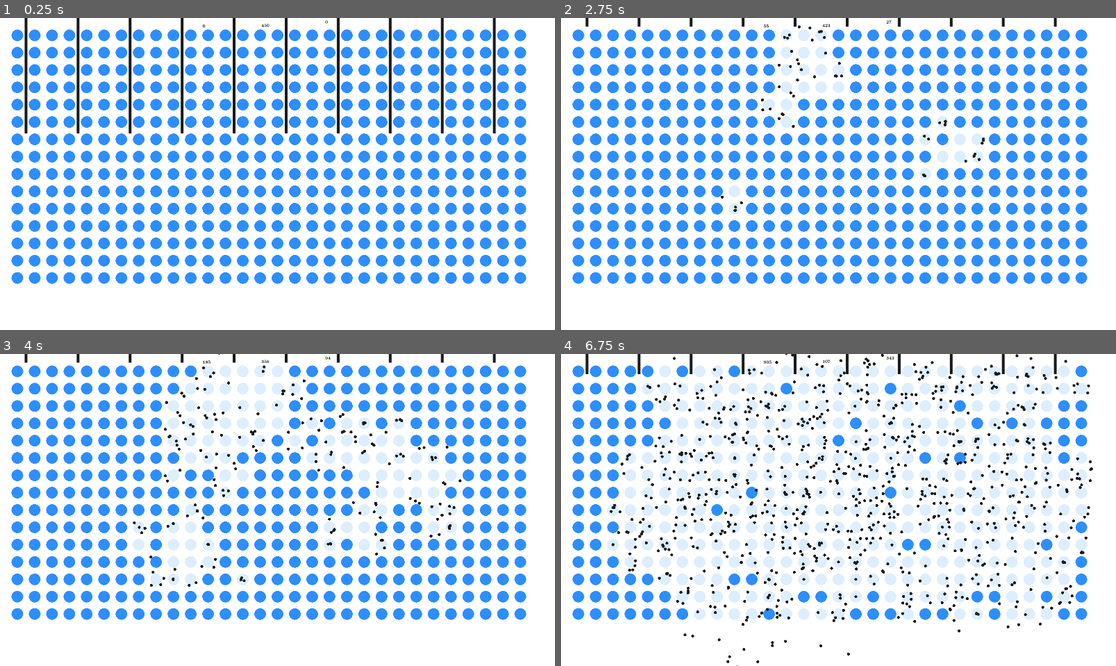
Above: before the commit, frames 1-4 (two rows, left to right).
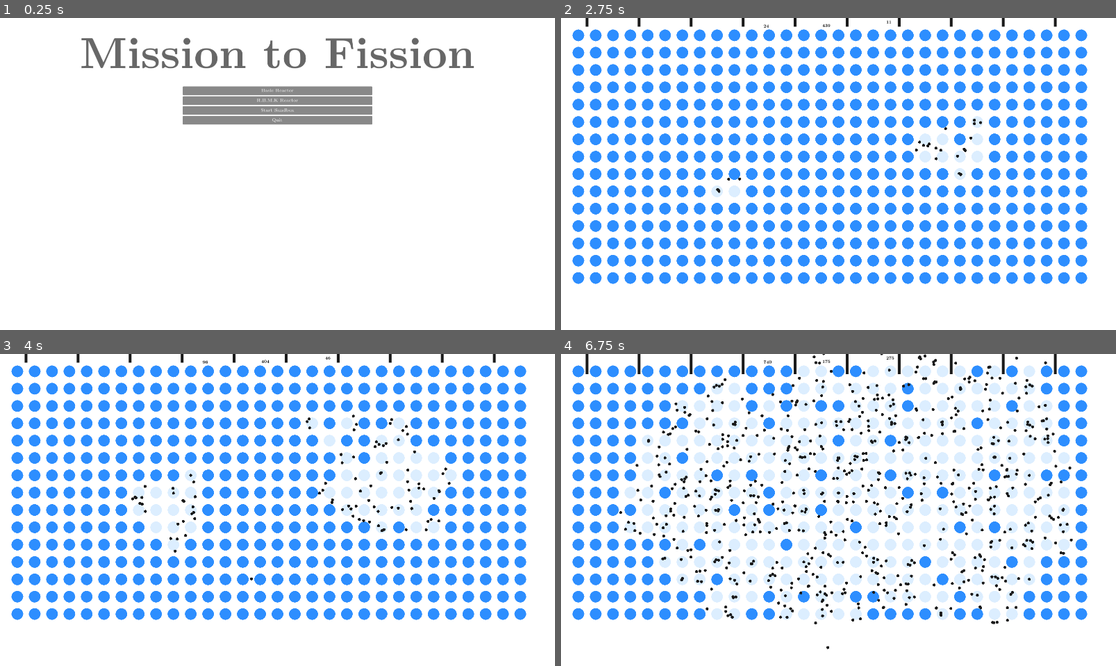
Above: after the commit, the same moments.

Repository: ReneTC/MissionToFission
Game: Godot game, scene res://scenes/menus/main_menu.tscn
Two runs of this game, one before a commit and one after it. Both use one fixed random seed, a clock stepped at 60 frames per second and the inputs below. Before the commit the project starts from res://scenes/maps/basic_reactor.tscn.
Inputs (mouse positions are in pixels of both pictures, inside the frame that each line leads up to):
- Up to frame 1 (0.25 s): no input
- Up to frame 2 (2.75 s): click (838, 89) at 0.5 s, where only the run after the commit has a clickable "Basic Reactor"; tap Enter at 1.25 s; move the mouse to (960, 158) at 1.27 s; hold E (e) 1.28-2.03 s; click (960, 158) at 1.42 s; tap Q (q) at 1.55, 2.1 s; move the mouse to (727, 189) at 2.02 s; click (727, 189) at 2.17 s; tap E (e) at 2.3 s
- Up to frame 3 (4 s): move the mouse to (333, 441) at 2.77 s; hold E (e) 2.78-3.53 s; click (333, 441) at 2.92 s; tap Q (q) at 3.05, 3.6 s; move the mouse to (249, 572) at 3.52 s; click (249, 572) at 3.67 s; tap E (e) at 3.8 s
- Up to frame 4 (6.75 s): move the mouse to (1005, 556) at 4.27 s; hold E (e) 4.28-5.03 s; click (1005, 556) at 4.42 s; tap Q (q) at 4.55, 5.1, 6.05, 6.6 s; move the mouse to (672, 463) at 5.02 s; click (672, 463) at 5.17 s; tap E (e) at 5.3 s; move the mouse to (866, 510) at 5.77 s; hold E (e) 5.78-6.53 s; click (866, 510) at 5.92 s; move the mouse to (755, 432) at 6.52 s; click (755, 432) at 6.67 s

The runs differ from the first frame. In frame 1, 34% of the frame differs, in the area x 2-95%, y 0-86%; in frame 2, 1.9%; in frame 3, 6.2%; in frame 4, 13%.

Commit message:
static type fixes

Diff:
--- a/assets/globals.gd
+++ b/assets/globals.gd
@@ -4,7 +4,7 @@
 var atoms_collide_slot: int = 2
 var controlRods_collide_slot: int = 3
 
-func _input(_event) -> void:
+func _input(_event:InputEvent) -> void:
 	# close program on esc button
 	if Input.is_action_pressed("ui_cancel"):
 		get_tree().quit()
--- a/project.godot
+++ b/project.godot
@@ -12,7 +12,7 @@
 
 config/name="Mission To Fission"
 config/version="1.0.0"
-run/main_scene="res://scenes/maps/basic_reactor.tscn"
+run/main_scene="res://scenes/menus/main_menu.tscn"
 config/features=PackedStringArray("4.3", "Forward Plus")
 run/max_fps=60
 boot_splash/show_image=false
--- a/scenes/fission_objects/atom.gd
+++ b/scenes/fission_objects/atom.gd
@@ -9,11 +9,11 @@
 @export var is_enriched: bool = true
 
 # timer to not allow enrichment right away after fission
-var enirch_timer = true
+var enirch_timer:bool = true
 
 var neutron_scene: PackedScene
 
-@onready var parent = self.get_parent()
+@onready var parent:Node = self.get_parent()
 
 
 # enrich static settings
@@ -39,20 +39,18 @@
 	add_to_group("atoms")
 
 
-func initialize(pos_to_set, encriched):
+func initialize(pos_to_set:Vector2, encriched:bool) -> void:
 	position = pos_to_set
 	is_enriched = encriched
 
 
-func _draw():
-	var color_to_draw = null
-	# draw status
+func _draw() -> void:
+	var color_to_draw:Color = color_decayed
 	if is_enriched: color_to_draw = color_enriched
-	else: color_to_draw = color_decayed
 	draw_circle(Vector2(0, 0), self.radius, color_to_draw)
 
 
-func on_body_entered(body: Node):
+func on_body_entered(body: Node) -> void:
 	if is_enriched == true and body is Neutron:
 		decay()
 		emit_neutrons(self.number_neutrons_emitted)
@@ -81,10 +79,10 @@
 
 
 
-func enrich_check():
+func enrich_check() -> void:
 	if float(unenriched_present)/float(unenriched_present+enriched_present) > enrich_percent:
 		# keep looping until unenriched atom is enriched
-			var random_atom = get_tree().get_nodes_in_group("atoms").pick_random()
+			var random_atom:Node = get_tree().get_nodes_in_group("atoms").pick_random()
 			if not random_atom.is_enriched and random_atom.enirch_timer:
 				random_atom.enrich()
 
@@ -99,9 +97,9 @@
 	queue_redraw()
 
 
-func emit_neutrons(neutrons_to_emit):
+func emit_neutrons(neutrons_to_emit:int) -> void:
 	for i in range(neutrons_to_emit):
-		var new_neutron = neutron_scene.instantiate()
+		var new_neutron:Node = neutron_scene.instantiate()
 		new_neutron.initialize(position)
 		parent.call_deferred("add_child", new_neutron)
 
--- a/scenes/fission_objects/atom.tscn
+++ b/scenes/fission_objects/atom.tscn
@@ -16,6 +16,7 @@
 [node name="AudioStreamPlayer2D" type="AudioStreamPlayer2D" parent="."]
 
 [node name="Timer" type="Timer" parent="."]
+wait_time = 0.5
 one_shot = true
 
 [connection signal="timeout" from="Timer" to="." method="_on_timer_timeout"]
--- a/scenes/fission_objects/controlRod.gd
+++ b/scenes/fission_objects/controlRod.gd
@@ -3,24 +3,24 @@
 
 @export var height: float = 800
 @export var width: float = 10
-@export var color = Color("1A1A1A")
+@export var color:Color = Color("1A1A1A")
 @export var speed: float = 10
 
 
 func _ready() -> void:
 	# set collisohape to set varables
-	var rectangle_shape =  $CollisionShape2D.shape as RectangleShape2D
+	var rectangle_shape:Shape2D =  $CollisionShape2D.shape as RectangleShape2D
 	rectangle_shape.extents = Vector2(self.width/2., self.height/2.)
 
 	# enable collison check w neutrons
 	set_collision_mask_value(globals.neutrol_collide_slot, true)
 
 
-func _draw():
+func _draw() -> void:
 	draw_rect(Rect2(-self.width/2., -self.height/2., self.width, self.height), self.color)
 
 
-func initialize(pos_to_set):
+func initialize(pos_to_set:Vector2) -> void:
 	position = Vector2(pos_to_set[0], pos_to_set[1])
 
 # delete neutron on enter
@@ -30,14 +30,14 @@
 
 
 
-func get_input():
-	var direction = 0
+func get_input() -> void:
+	var direction:float = 0
 	if Input.is_action_pressed("q"):
-		direction = 1
+		direction = 1.
 	if Input.is_action_pressed("e"):
-		direction = -1
+		direction = -1.
 
 	position.y = clamp(position.y+direction*speed, -370, 500)
 
-func _physics_process(_delta) -> void:
+func _physics_process(_delta:float) -> void:
 	get_input()
--- a/scenes/fission_objects/moderator.gd
+++ b/scenes/fission_objects/moderator.gd
@@ -3,30 +3,26 @@
 
 @export var height: float = 800
 @export var width: float = 10
-@export var color = Color("00ff00")
+@export var color:Color = Color("1A1A1A")
 @export var speed: float = 10
 
 
 func _ready() -> void:
 	# set collisohape to set varables
-	var rectangle_shape =  $CollisionShape2D.shape as RectangleShape2D
+	var rectangle_shape:RectangleShape2D =  $CollisionShape2D.shape as RectangleShape2D
 	rectangle_shape.extents = Vector2(self.width/2., self.height/2.)
 
 	# enable collison check w neutrons
 	set_collision_mask_value(globals.neutrol_collide_slot, true)
 
 
-func _draw():
-	draw_rect(Rect2(-self.width/2., -self.height/2., self.width, self.height), self.color)
+func _draw() -> void:
+	draw_rect(Rect2(-self.width/2., -self.height/2., self.width, self.height), Color("ffffff"))
+	draw_rect(Rect2(-self.width/2.+1, -self.height/2.+1, self.width+1, self.height+1), self.color, false)
 
 
-func initialize(pos_to_set):
+func initialize(pos_to_set:Vector2) -> void:
 	position = Vector2(pos_to_set[0], pos_to_set[1])
-
-
-
-
-
 
 func _on_body_entered(body: Node2D) -> void:
 	body.linear_velocity[0] = -body.linear_velocity[0]
--- a/scenes/fission_objects/neutron.gd
+++ b/scenes/fission_objects/neutron.gd
@@ -2,9 +2,9 @@
 class_name Neutron
 
 @export var radius: float = 5.
-@export var color = Color("1A1A1A")
+@export var color:Color = Color("1A1A1A")
 
-static var neutrons_present = 0
+static var neutrons_present:int = 0
 
 func _ready() -> void:
 	# set collsion size
@@ -20,13 +20,13 @@
 	neutrons_present += 1
 
 
-func _draw():
+func _draw() -> void:
 	draw_circle(Vector2(0, 0), self.radius, self.color)
 
-func initialize(pos_to_set):
+func initialize(pos_to_set:Vector2) -> void:
 	position = pos_to_set
 
-	var movement_direction = Vector2(randf() - 0.5, randf() - 0.5)
+	var movement_direction:Vector2 = Vector2(randf() - 0.5, randf() - 0.5)
 	movement_direction /= movement_direction.length()
 	linear_velocity = 100 * movement_direction
 
--- a/scenes/fission_objects/neutron.tscn
+++ b/scenes/fission_objects/neutron.tscn
@@ -7,6 +7,7 @@
 [sub_resource type="AudioStream" id="AudioStream_i1l8b"]
 
 [node name="Neutron" type="RigidBody2D"]
+z_index = 1
 collision_layer = 0
 collision_mask = 0
 linear_damp_mode = 1
--- a/scenes/fission_objects/water.gd
+++ b/scenes/fission_objects/water.gd
@@ -1,8 +1,8 @@
 extends Area2D
 class_name Water
 
-var height: float = 30
-var width: float = 30
+var height: float = 50
+var width: float = 50
 var cold_color:Color = Color("DCEEFF")
 var hot_color:Color = Color("FF4949")
 var gone_color:Color = Color("FFFFFF")
@@ -12,32 +12,29 @@
 
 func _ready() -> void:
 	# set collisohape to set varables
-	var rectangle_shape =  $CollisionShape2D.shape as RectangleShape2D
+	var rectangle_shape:RectangleShape2D =  $CollisionShape2D.shape as RectangleShape2D
 	rectangle_shape.extents = Vector2(self.width/2., self.height/2.)
 
 	# enable collison check w neutrons
 	set_collision_mask_value(globals.neutrol_collide_slot, true)
 
 
-func _draw():
-	var color_draw = null
-	if self.temp > 100:
-		color_draw = self.gone_color
-	else:
+func _draw() -> void:
+	var color_draw:Color = self.gone_color
+	if self.temp < 100:
 		color_draw = self.cold_color.lerp(self.hot_color, self.temp/100)
 	draw_rect(Rect2(-self.width/2., -self.height/2., self.width, self.height), color_draw)
 
 
-func initialize(pos_to_set):
+func initialize(pos_to_set:Vector2) -> void:
 
 	position = Vector2(pos_to_set[0], pos_to_set[1])
 
 
-func _process(_delta):
+func _process(_delta:float) -> void:
 	if Engine.get_process_frames() % 30 == 0:
 		queue_redraw()
 
 
-
-func _on_body_entered(body: Node2D) -> void:
+func _on_body_entered(_body: Node2D) -> void:
 	self.temp += 1
--- a/scenes/fission_objects/water.tscn
+++ b/scenes/fission_objects/water.tscn
@@ -6,6 +6,7 @@
 size = Vector2(15.34, 20)
 
 [node name="Water" type="Area2D"]
+z_index = -1
 collision_layer = 0
 collision_mask = 0
 script = ExtResource("1_1rrdm")
--- a/scenes/maps/basic_reactor.gd
+++ b/scenes/maps/basic_reactor.gd
@@ -4,21 +4,21 @@
 var y_grid_range: int = 15
 var margin: int = 60
 
-var atom_scene = load("res://scenes/fission_objects/atom.tscn")
-var neutron_scene = load("res://scenes/fission_objects/neutron.tscn")
-var controlRod_scene = load("res://scenes/fission_objects/controlRod.tscn")
+var atom_scene:PackedScene = load("res://scenes/fission_objects/atom.tscn")
+var neutron_scene:PackedScene = load("res://scenes/fission_objects/neutron.tscn")
+var controlRod_scene:PackedScene = load("res://scenes/fission_objects/controlRod.tscn")
 
 # Called when the node enters the scene tree for the first time.
 func _ready() -> void:
 	# set atoms and controlRods
 	for x in range(0,x_grid_range):
 		for y in range(0, y_grid_range):
-			var new_atom = atom_scene.instantiate()
+			var new_atom:Node = atom_scene.instantiate()
 			new_atom.initialize(Vector2(margin + margin*x, margin + margin*y), true)
 			add_child(new_atom)
 
 		if x % 3 == 0:
-			var new_controlRod = controlRod_scene.instantiate()
+			var new_controlRod:Node = controlRod_scene.instantiate()
 			new_controlRod.initialize(Vector2(margin + margin*x +0.5*margin, 0))
 			add_child(new_controlRod)
 
@@ -34,12 +34,12 @@
 	$Label2.text = str(Atom.enriched_present)
 	$Label3.text = str(Atom.unenriched_present)
 
-func _input(event) -> void:
+func _input(event:InputEvent) -> void:
 
 	# click to put objects (test only)
 	if event is InputEventMouseButton and not event.is_pressed():
 		match event.button_index:
 			MOUSE_BUTTON_LEFT:
-				var new_neutron = neutron_scene.instantiate()
+				var new_neutron:Node = neutron_scene.instantiate()
 				new_neutron.initialize(event.position)
 				add_child(new_neutron)
--- a/scenes/maps/rbmk_reactor.gd
+++ b/scenes/maps/rbmk_reactor.gd
@@ -1,16 +1,62 @@
 extends Node2D
 
-var x_grid_range = 5
-var y_grid_range = 3
+var x_grid_range: int = 30
+var y_grid_range: int = 15
+var margin: int = 60
 
-# add water
-# add xenon
-# add moderation
+var atom_scene:PackedScene = load("res://scenes/fission_objects/atom.tscn")
+var neutron_scene:PackedScene = load("res://scenes/fission_objects/neutron.tscn")
+var controlRod_scene:PackedScene = load("res://scenes/fission_objects/controlRod.tscn")
+var water_scene:PackedScene = load("res://scenes/fission_objects/water.tscn")
+var moderator_scene:PackedScene = load("res://scenes/fission_objects/moderator.tscn")
+# Called when the node enters the scene tree for the first time.
+func _ready() -> void:
+	# set atoms and controlRods
+	for x in range(0,x_grid_range):
+		x *= margin
+
+		# set control rods
+		if x % 40 == 0:
+			var new_controlRod:Node = controlRod_scene.instantiate()
+			new_controlRod.initialize(Vector2(margin + x +0.5*margin, 0))
+			add_child(new_controlRod)
+
+		# set moderators
+		if x % 40 == 20:
+			var new_moderator:Node = moderator_scene.instantiate()
+			new_moderator.initialize(Vector2(margin + x +0.5*margin, 470))
+			add_child(new_moderator)
+
+		for y in range(0, y_grid_range):
+			y*=margin
+
+			var new_water:Node = water_scene.instantiate()
+			new_water.initialize(Vector2(margin + x, margin + y))
+			add_child(new_water)
+
+			var new_atom:Node = atom_scene.instantiate()
+			new_atom.initialize(Vector2(margin + x, margin + y), true)
+			add_child(new_atom)
 
 
-# Called when the node enters the scene tree for the first time.
-func _ready() -> void:
-	# set atoms
-	for x in range(- x_grid_range,x_grid_range):
-		for y in range(-y_grid_range, y_grid_range):
-			pass
+
+	# set enrichment atom settings
+	Atom.keep_enriched = true
+	Atom.enrich_percent = 0.5
+
+# Called every frame. 'delta' is the elapsed time since the previous frame.
+func _process(_delta: float) -> void:
+	$Label.text = str(Neutron.neutrons_present)
+
+	$Label2.text = str(Atom.enriched_present)
+	$Label3.text = str(Atom.unenriched_present)
+
+func _input(event:InputEvent) -> void:
+
+	# click to put objects (test only)
+	if event is InputEventMouseButton and not event.is_pressed():
+		match event.button_index:
+			MOUSE_BUTTON_LEFT:
+				var new_neutron:Node = neutron_scene.instantiate()
+				new_neutron.initialize(event.position)
+				add_child(new_neutron)
--- a/scenes/maps/rbmk_reactor.tscn
+++ b/scenes/maps/rbmk_reactor.tscn
@@ -1,6 +1,34 @@
-[gd_scene load_steps=2 format=3 uid="uid://jrlpr8m6wdtl"]
+[gd_scene load_steps=3 format=3 uid="uid://jrlpr8m6wdtl"]
 
 [ext_resource type="Script" path="res://scenes/maps/rbmk_reactor.gd" id="1_q4504"]
+[ext_resource type="Theme" uid="uid://cn5xuu2uvf5w3" path="res://assets/themes/theme.tres" id="2_vdqxv"]
 
 [node name="RbmkReactor" type="Node2D"]
 script = ExtResource("1_q4504")
+
+[node name="Label" type="Label" parent="."]
+offset_left = 701.0
+offset_top = 18.0
+offset_right = 774.0
+offset_bottom = 41.0
+theme = ExtResource("2_vdqxv")
+theme_override_colors/font_color = Color(0, 0, 0, 1)
+text = "sadasd"
+
+[node name="Label2" type="Label" parent="."]
+offset_left = 904.0
+offset_top = 16.0
+offset_right = 977.0
+offset_bottom = 39.0
+theme = ExtResource("2_vdqxv")
+theme_override_colors/font_color = Color(0, 0, 0, 1)
+text = "sadasd"
+
+[node name="Label3" type="Label" parent="."]
+offset_left = 1125.0
+offset_top = 4.0
+offset_right = 1299.0
+offset_bottom = 62.0
+theme = ExtResource("2_vdqxv")
+theme_override_colors/font_color = Color(0, 0, 0, 1)
+text = "sadasd"
--- a/scenes/menus/main_menu.gd
+++ b/scenes/menus/main_menu.gd
@@ -4,7 +4,11 @@
 	get_tree().quit()
 
 func _on_button_sandbox_pressed() -> void:
-	get_tree().change_scene_to_file("res://scenes/sandbox.tscn")
+	get_tree().change_scene_to_file("res://scenes/maps/sandbox.tscn")
 
 func _on_button_basic_reactor_pressed() -> void:
 	get_tree().change_scene_to_file("res://scenes/maps/basic_reactor.tscn")
+
+
+func _on_button_rbmk_reactor_pressed() -> void:
+	get_tree().change_scene_to_file("res://scenes/maps/rbmk_reactor.tscn")
--- a/scenes/menus/main_menu.tscn
+++ b/scenes/menus/main_menu.tscn
@@ -59,6 +59,10 @@
 layout_mode = 2
 text = "Basic Reactor"
 
+[node name="Button_rbmkReactor" type="Button" parent="MarginContainer/VBoxContainer/MarginContainer/ButtonsVBox"]
+layout_mode = 2
+text = "R.B.M.K Reactor"
+
 [node name="Button_sandbox" type="Button" parent="MarginContainer/VBoxContainer/MarginContainer/ButtonsVBox"]
 layout_mode = 2
 text = "Start Sandbox"
@@ -68,6 +72,7 @@
 text = "Quit"
 
 [connection signal="pressed" from="MarginContainer/VBoxContainer/MarginContainer/ButtonsVBox/Button_basicReactor" to="." method="_on_button_basic_reactor_pressed"]
+[connection signal="pressed" from="MarginContainer/VBoxContainer/MarginContainer/ButtonsVBox/Button_rbmkReactor" to="." method="_on_button_rbmk_reactor_pressed"]
 [connection signal="pressed" from="MarginContainer/VBoxContainer/MarginContainer/ButtonsVBox/Button_sandbox" to="." method="_on_button_sandbox_pressed"]
+[connection signal="pressed" from="MarginContainer/VBoxContainer/MarginContainer/ButtonsVBox/Button_quit" to="." method="_on_button_quit_pressed"]
 [connection signal="pressed" from="MarginContainer/VBoxContainer/MarginContainer/ButtonsVBox/Button_quit" to="." method="_on_button_3_pressed"]
-[connection signal="pressed" from="MarginContainer/VBoxContainer/MarginContainer/ButtonsVBox/Button_quit" to="." method="_on_button_quit_pressed"]
